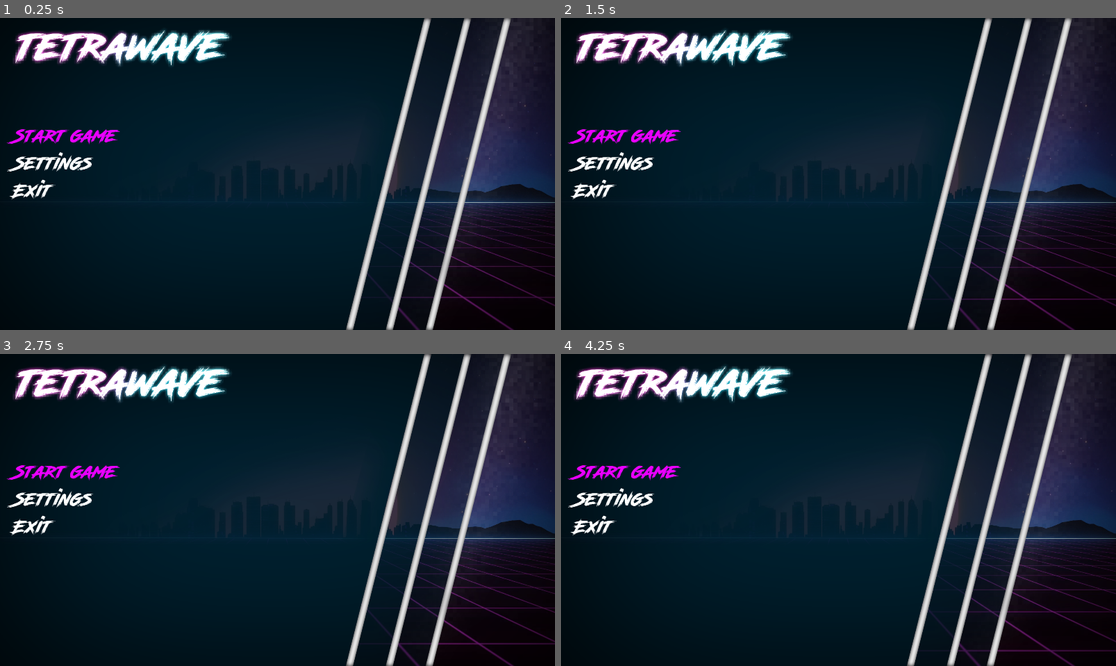
Above: before the commit, frames 1-4 (two rows, left to right).
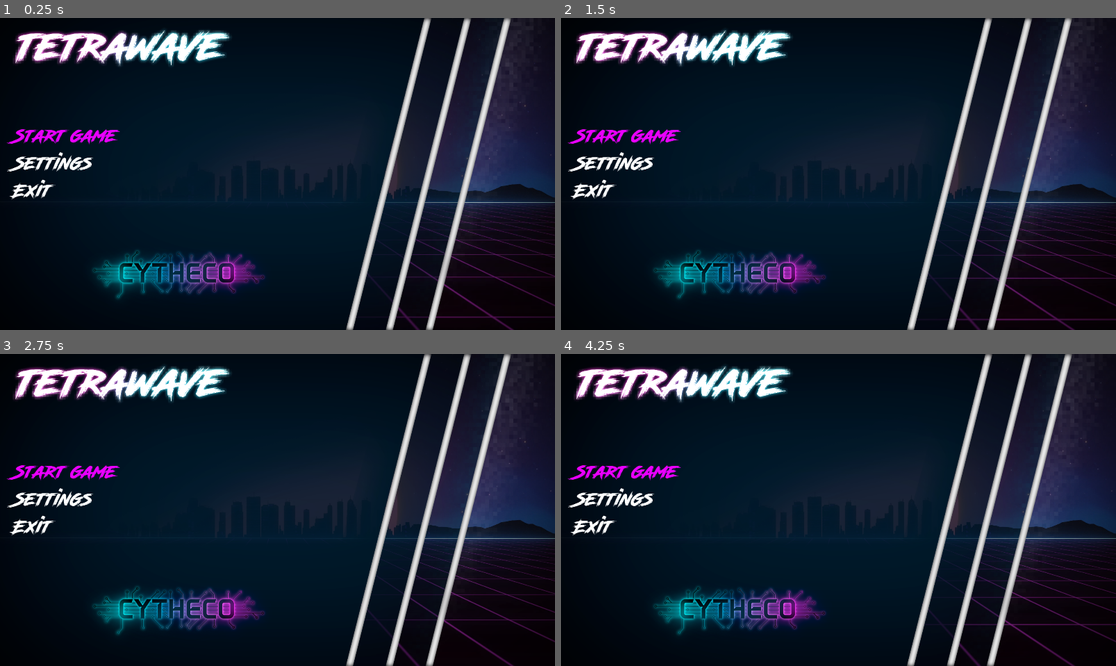
Above: after the commit, the same moments.

Repository: Cydeamon/BlockWave
Game: Godot game, scene res://Main.tscn
Same seed, same stepped clock (60 frames per second), same inputs: the game is played once before the commit and once after it.
Inputs:
- Up to frame 1 (0.25 s): no input
- Up to frame 2 (1.5 s): no input
- Up to frame 3 (2.75 s): no input
- Up to frame 4 (4.25 s): no input

The runs differ from the first frame. In frame 1, 3.2% of the frame differs, in the area x 16-100%, y 66-97%; in frame 2, 3.2%, in the area x 16-100%, y 64-97%; in frame 3, 3.1%; in frame 4, 3.2%.

Commit message:
Art, music

Diff:
--- a/Main.tscn
+++ b/Main.tscn
@@ -27,6 +27,9 @@
 [ext_resource path="res://assets/retrowaveBackground/frame5.png" type="Texture" id=25]
 [ext_resource path="res://assets/retrowaveBackground/frame12.png" type="Texture" id=26]
 [ext_resource path="res://src/Main.gd" type="Script" id=27]
+[ext_resource path="res://assets/next.png" type="Texture" id=28]
+[ext_resource path="res://assets/sounds/menu_music.wav" type="AudioStream" id=29]
+[ext_resource path="res://assets/levelup.png" type="Texture" id=30]
 
 [sub_resource type="SpriteFrames" id=1]
 animations = [ {
@@ -42,8 +45,23 @@
 [node name="bg_animation" type="AnimatedSprite" parent="."]
 position = Vector2( 960, 540 )
 frames = SubResource( 1 )
-frame = 3
+frame = 6
 playing = true
+
+[node name="Game" type="Node2D" parent="."]
+visible = false
+
+[node name="UI" type="Node2D" parent="Game"]
+
+[node name="Sprite" type="Sprite" parent="Game/UI"]
+position = Vector2( 1356, 244 )
+texture = ExtResource( 28 )
+
+[node name="Effects" type="Node2D" parent="Game"]
+
+[node name="levelup" type="Sprite" parent="Game/Effects"]
+position = Vector2( 960, 540 )
+texture = ExtResource( 30 )
 
 [node name="Menu" type="Node2D" parent="."]
 
@@ -75,6 +93,10 @@
 items = [ "Start game", null, false, "Settings", null, false, "Exit", null, false ]
 allow_reselect = true
 
-[node name="Game" type="Node2D" parent="."]
+[node name="MusicPlayer" type="AudioStreamPlayer" parent="."]
+stream = ExtResource( 29 )
+autoplay = true
+
+[node name="SoundsPlayer" type="AudioStreamPlayer" parent="."]
 
 [connection signal="item_activated" from="Menu/menu_options" to="." method="_on_menu_options_item_activated"]
--- a/src/Main.gd
+++ b/src/Main.gd
@@ -1,4 +1,6 @@
 extends Node2D
+
+var gameplay_music = preload("res://assets/sounds/gameplay_music.wav")
 
 func _ready():
 	init_menu()
@@ -24,3 +26,5 @@
 
 func start_game():
 	$Menu.visible = false
+	$MusicPlayer.stream = gameplay_music
+	$MusicPlayer.play()
Not shown: 1 places in Main.tscn that only renumber resources
Binary file added: assets/cytheco-logo-v1.png
Not shown, added: assets/cytheco-logo-v1.png.import
Binary file added: assets/cytheco-logo-v2 — копия (2).png
Not shown, added: assets/cytheco-logo-v2 — копия (2).png.import
Binary file added: assets/cytheco-logo-v2 — копия.png
Not shown, added: assets/cytheco-logo-v2 — копия.png.import
Binary file added: assets/cytheco-logo-v2.png
Not shown, added: assets/cytheco-logo-v2.png.import
Binary file changed: assets/menuBackground.png
